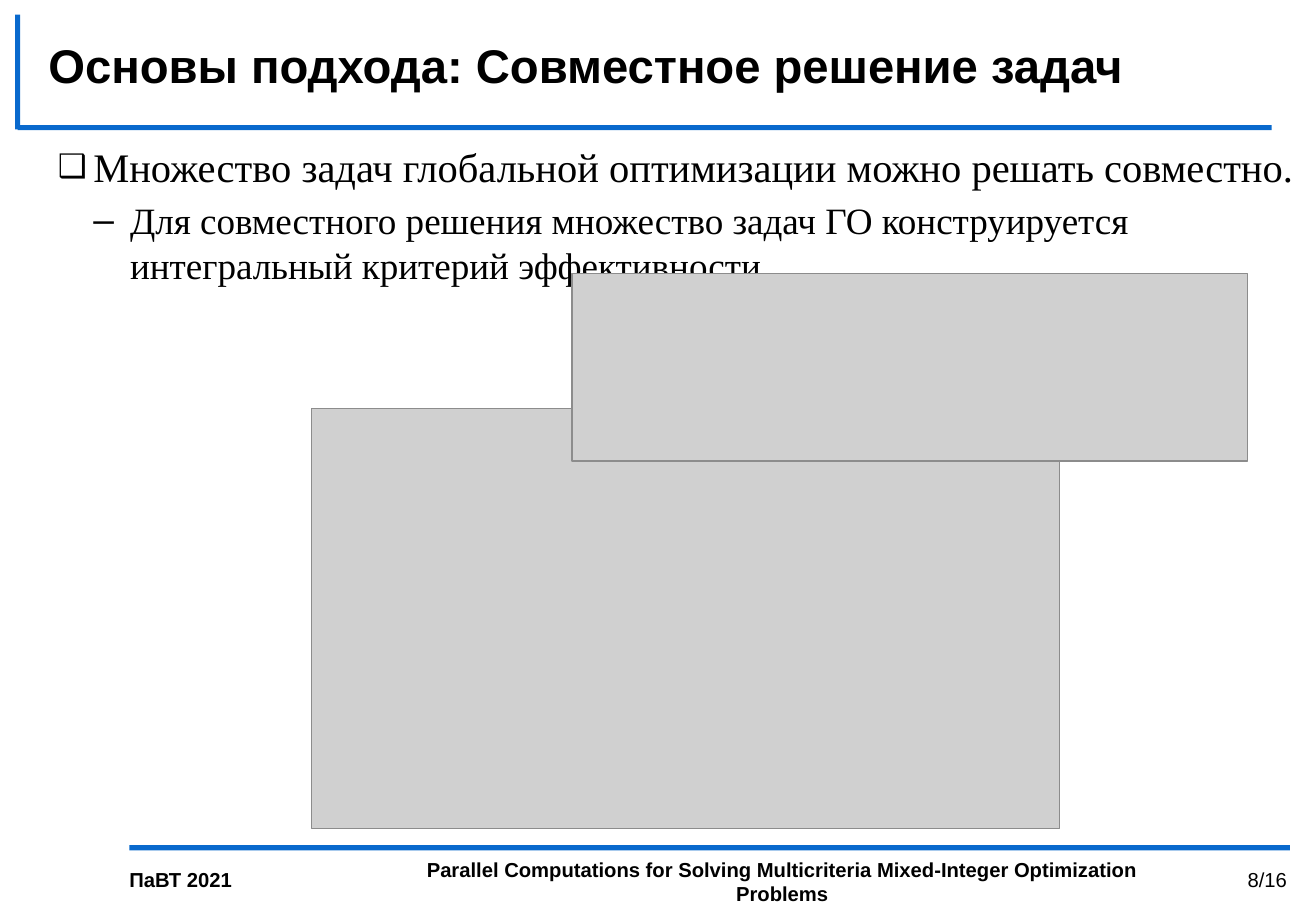
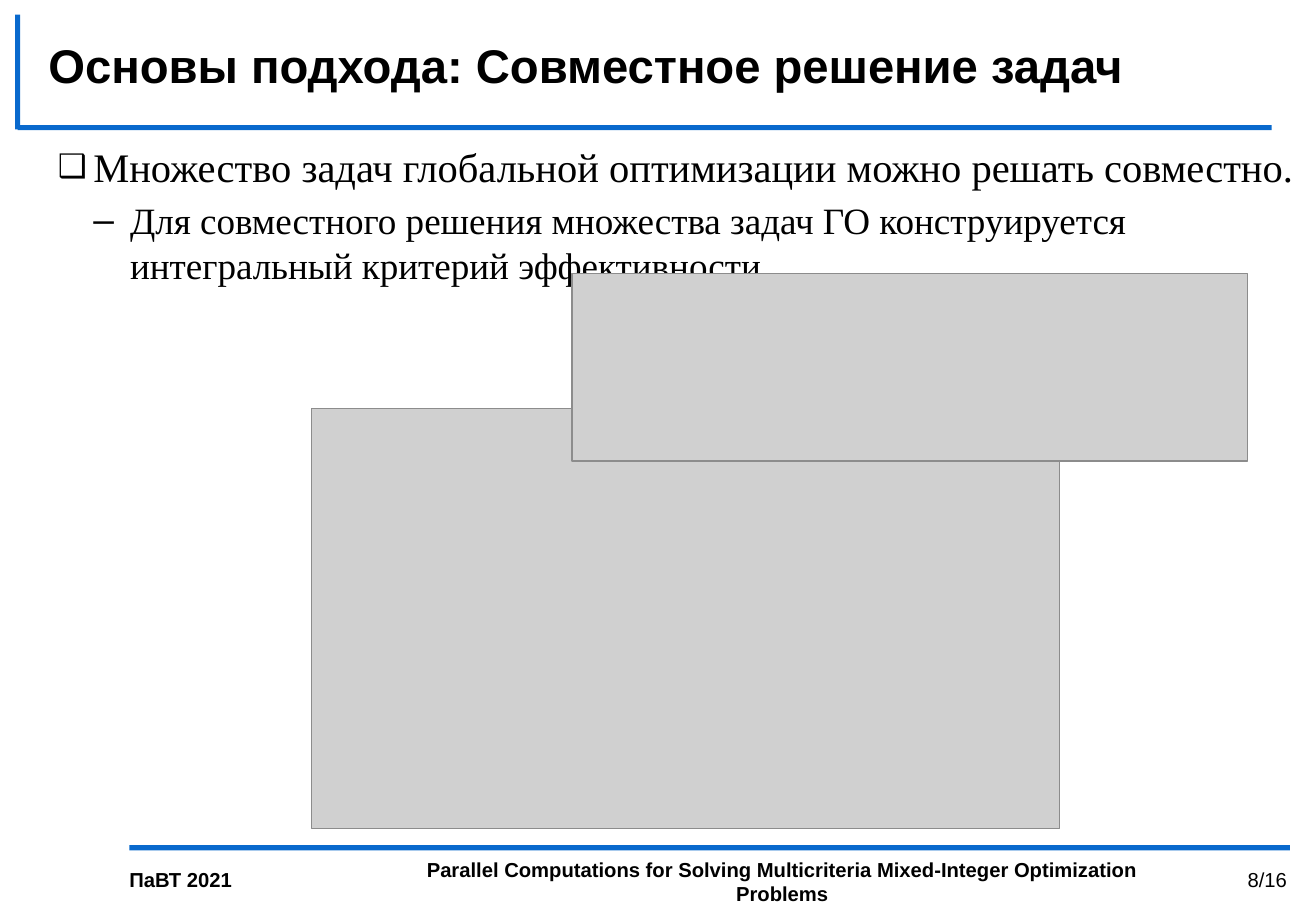
Before and after one commit to kabarkalov/GlobOptPapers, a slide deck: slide 8 of 2021/PСT_GergelKozinov/PCT2021_kozinov.pptx. Drawn at 1316x911 pixels with LibreOffice and Linux fonts; fonts in the diff are those of the drawing; grey boxes stand for pictures; background and template pictures are left out. Boxes give left, top, right and bottom in pixels: in the first picture for what was removed or moved away, otherwise in the second. Text is boxed around its words. In the diff, an @@ line names an element or a change of style, - is before the commit and + after.

```diff
--- a/2021/PСT_GergelKozinov/PCT2021_kozinov.pptx
+++ b/2021/PСT_GergelKozinov/PCT2021_kozinov.pptx
@@ text at (130,209,1126,286): text changed @@
-  – Для совместного решения множество задач ГО конструируется интегральный критерий эффективности
+  – Для совместного решения множества задач ГО конструируется интегральный критерий эффективности
```
Also in this commit, not shown: 7 other slides changed.
